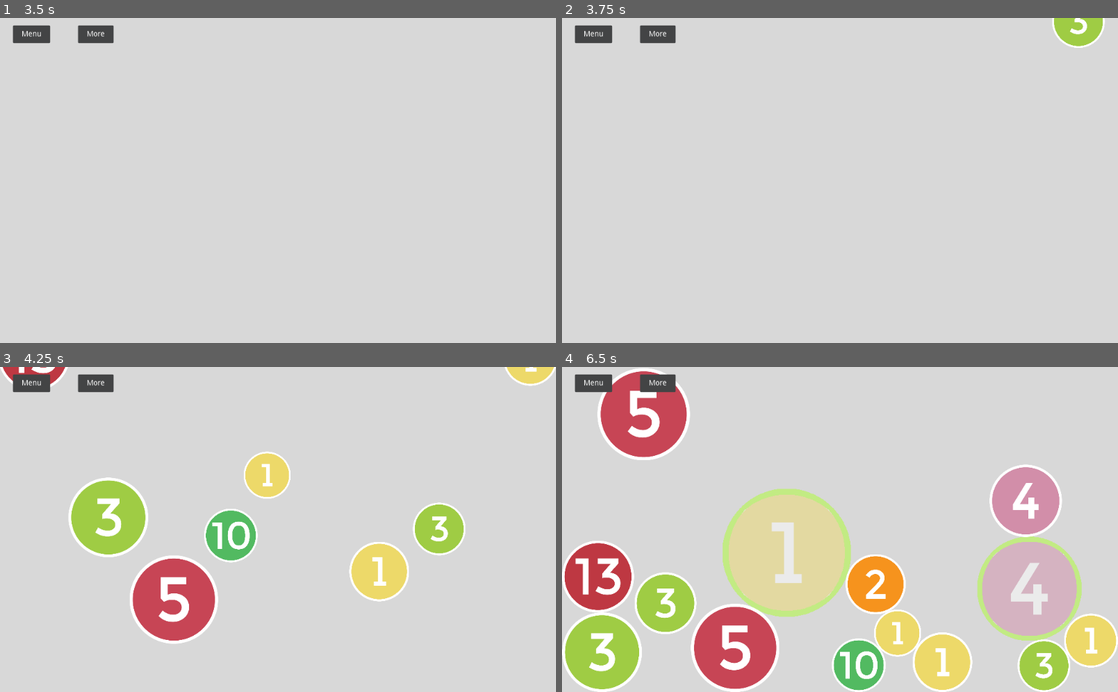
Above: before the commit, frames 1-4 (two rows, left to right).
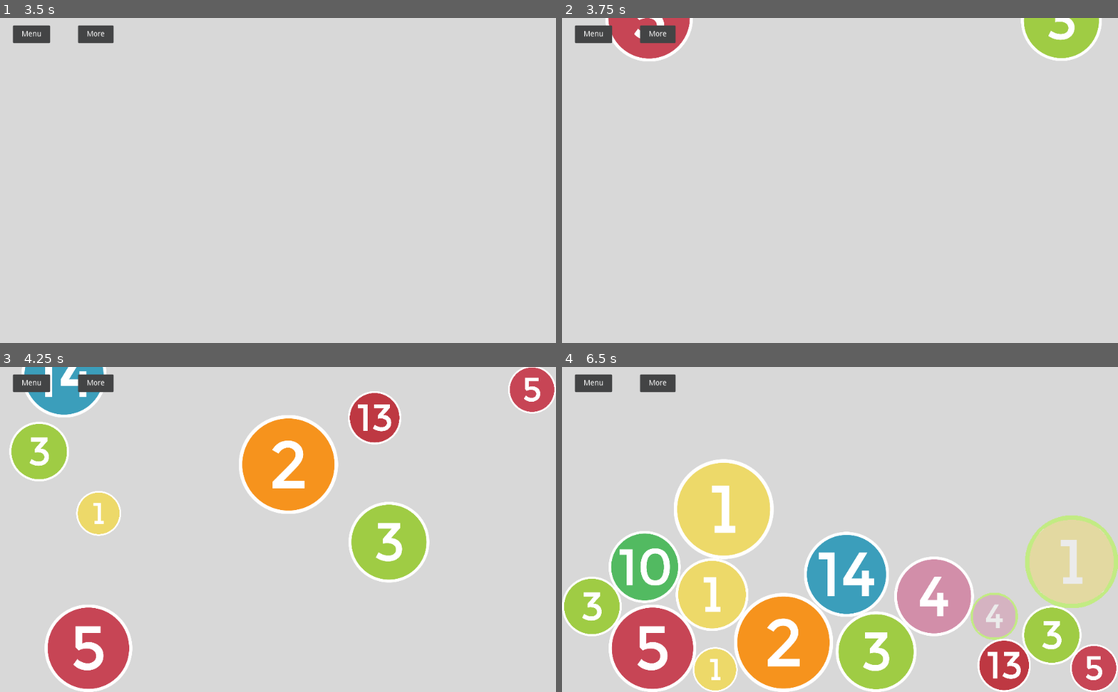
Above: after the commit, the same moments.

Repository: ZaneH/circularis-godot
Game: Godot game, scene res://scenes/Menu.tscn
The game is run twice, just before and just after one commit, with the same random seed, the same clock (stepped at 60 frames per second) and the same inputs.
Inputs (mouse positions are in pixels of both pictures, inside the frame that each line leads up to):
- Up to frame 1 (3.5 s): tap Enter at 0.5, 2.75 s; move the mouse to (400, 164) at 0.52 s; hold . (multi_swipe_down_right) 0.53-1.25 s; hold Middle mouse button (multi_touch) 0.53-1.25 s; click (400, 164) at 0.67 s; tap Space at 1.25 s; drag from (166, 196) to (250, 245) at 1.27 s; move the mouse to (183, 284) at 2.02 s; hold . (multi_swipe_down_right) 2.03-2.75 s; hold Mouse wheel up (pinch_outward) 2.03-2.75 s; click (183, 284) at 2.17 s; drag from (250, 245) to (111, 131) at 2.77 s
- Up to frame 2 (3.75 s): tap Space at 3.5 s; move the mouse to (1006, 229) at 3.52 s; hold M (multi_swipe_down_left) from 3.53 s (still down); hold Middle mouse button (multi_touch) from 3.53 s (still down)
- Up to frame 3 (4.25 s): keep holding M (multi_swipe_down_left); keep holding Middle mouse button (multi_touch)
- Up to frame 4 (6.5 s): release M (multi_swipe_down_left) at 4.25 s; release Middle mouse button (multi_touch) at 4.25 s; drag from (1001, 536) to (828, 487) at 4.27 s; move the mouse to (784, 552) at 5.02 s; hold , (multi_swipe_down) 5.03-5.75 s; hold Mouse wheel up (pinch_outward) 5.03-5.75 s; click (784, 552) at 5.17 s; drag from (1006, 594) to (1067, 376) at 5.77 s

Frame 1 is identical in both runs. In frame 2, 2.4% of the frame differs, in the area x 7-98%, y 0-14%; in frame 3, 24%; in frame 4, 51%, in the area x 0-100%, y 0-100%.

Commit message:
Improve mobile spawning

Diff:
--- a/scripts/circle_manager.gd
+++ b/scripts/circle_manager.gd
@@ -14,6 +14,7 @@
 func _ready():
 	rng.randomize()
 	spawn_circles()
+	resize_circles()
 	# warning-ignore:return_value_discarded
 	get_tree().connect("screen_resized", self, "redrop_circles")
 	$CircleSelection.connect("scored_point", self, "_handle_scored_point")
@@ -36,12 +37,27 @@
 func redrop_circles():
 	var view_size = get_viewport().size
 	for circle in circles:
-		circle.set_mobile_adjusted_scale()
 		circle.velocity = Vector2.ZERO
 		circle.position = Vector2(
 			rng.randf_range(0, view_size.x),
 			rng.randf_range(MIN_HEIGHT_TO_DROP, MAX_HEIGHT_TO_DROP)
 		)
+
+	resize_circles()
+
+func resize_circles():
+	var view_size = get_viewport().size
+
+	for circle in circles:
+		var _scale
+		if (view_size.x > 1000):
+			_scale = rng.randf_range(0.4, 0.7)
+		elif (view_size.x > 600):
+			_scale = rng.randf_range(0.4, 0.6)
+		else:
+			_scale = rng.randf_range(0.4, 0.5)
+
+		circle.set_custom_scale(_scale)
 
 func create_circle(number: int):
 	var view_size = get_viewport().size
@@ -57,14 +73,6 @@
 	new_circle.load_number_texture()
 	new_circle.connect("circle_pressed", $CircleSelection, "_handle_circle_pressed")
 
-	var _scale
-	if (view_size.x > 1000):
-		_scale = rng.randf_range(0.4, 0.7)
-	else:
-		_scale = rng.randf_range(0.4, 0.6)
-
-	new_circle.set_custom_scale(_scale)
-
 	add_child(new_circle)
 	circles.append(new_circle)
 
